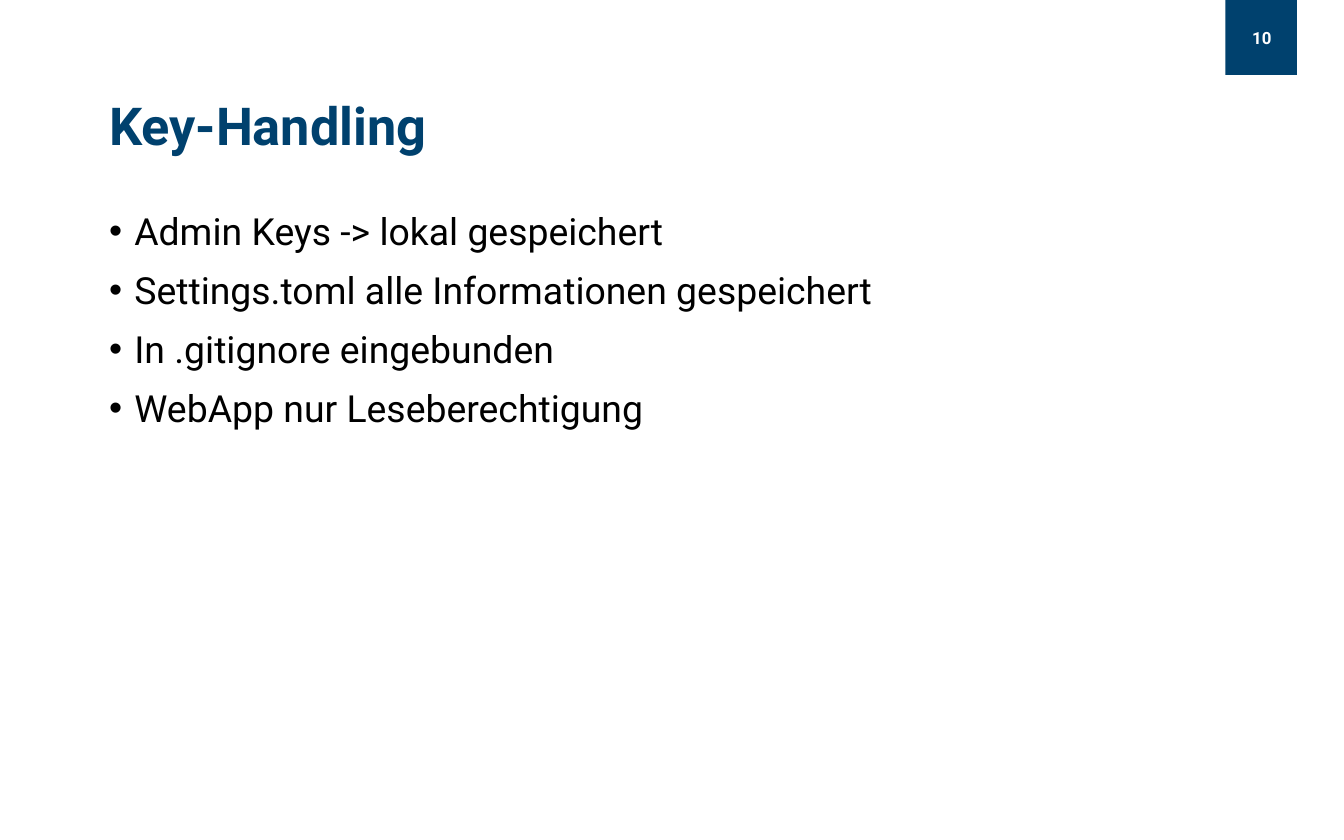
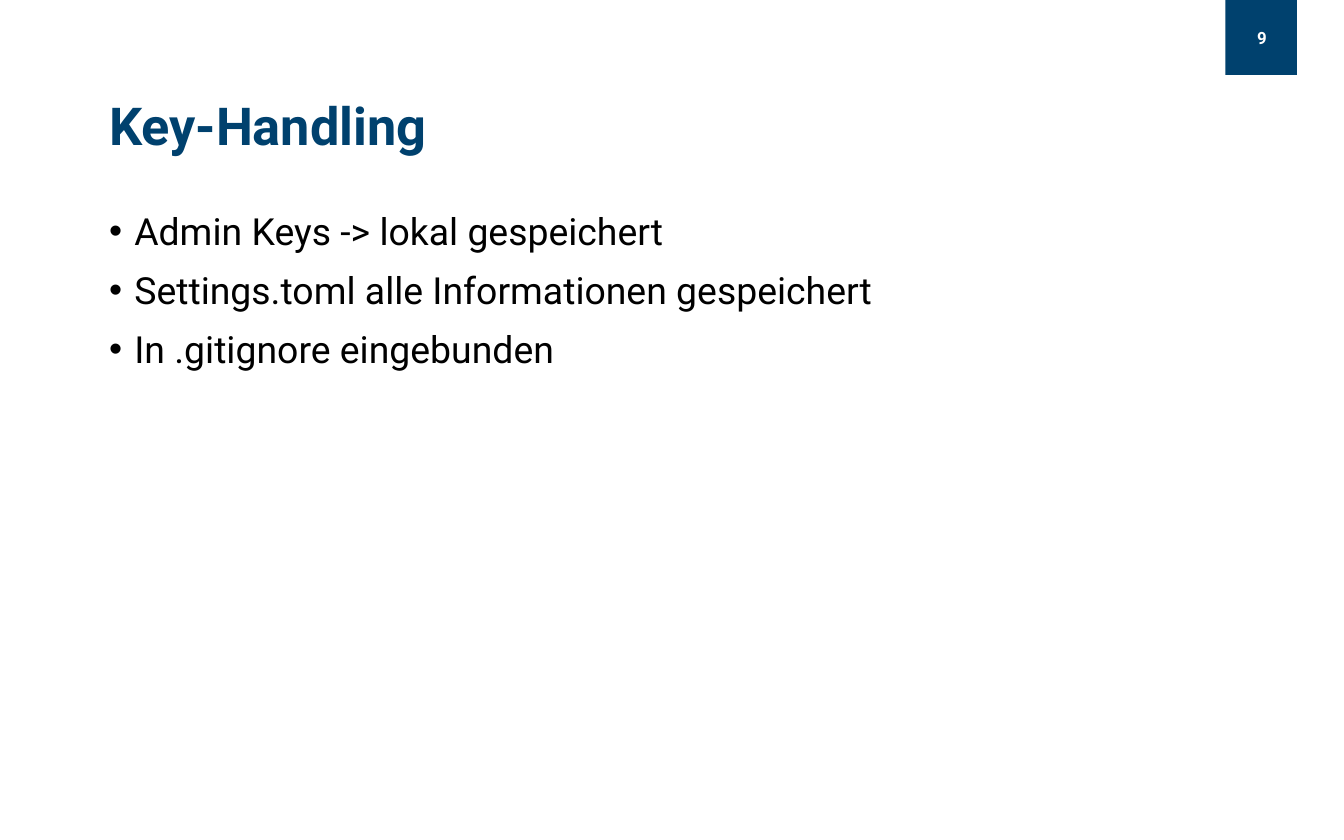
Before and after one commit to Obexor/TuneScout, a slide deck: slide 9 of TuneScout_Poell_Obwexer.pptx (slide 10 before the commit). Drawn at 1344x840 pixels with LibreOffice and Linux fonts; fonts in the diff are those of the drawing; background and template pictures are left out. Boxes give left, top, right and bottom in pixels: in the first picture for what was removed or moved away, otherwise in the second. Text is boxed around its words. In the diff, an @@ line names an element or a change of style, - is before the commit and + after.

```diff
--- a/TuneScout_Poell_Obwexer.pptx
+++ b/TuneScout_Poell_Obwexer.pptx
@@ page number at box(1257, 32, 1267, 44): text changed @@
-10
+9
@@ text at box(134, 394, 644, 430): paragraph removed @@
-• WebApp nur Leseberechtigung
```
Also in this commit, not shown: 5 other slides changed, 1 slide removed.
